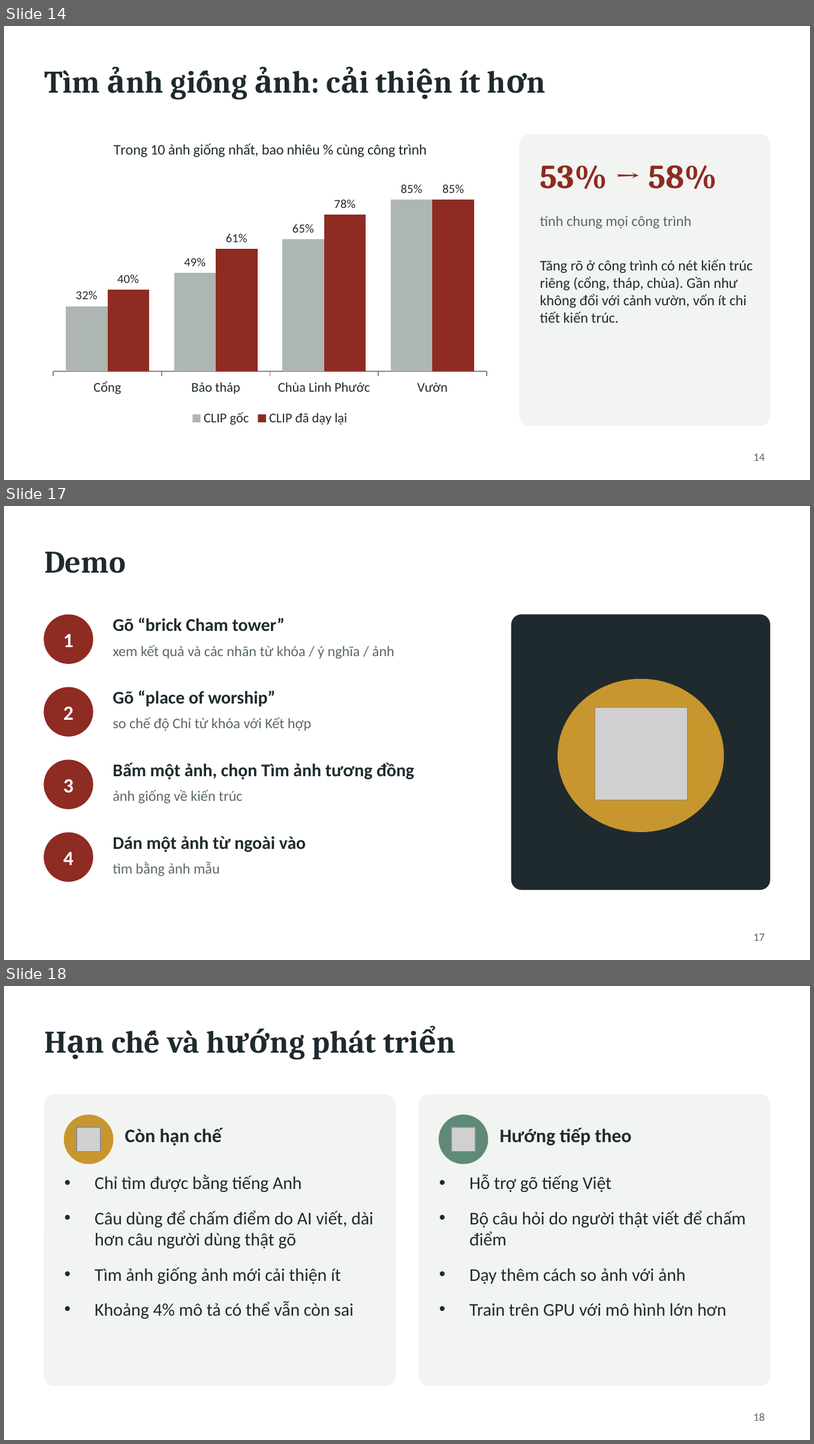
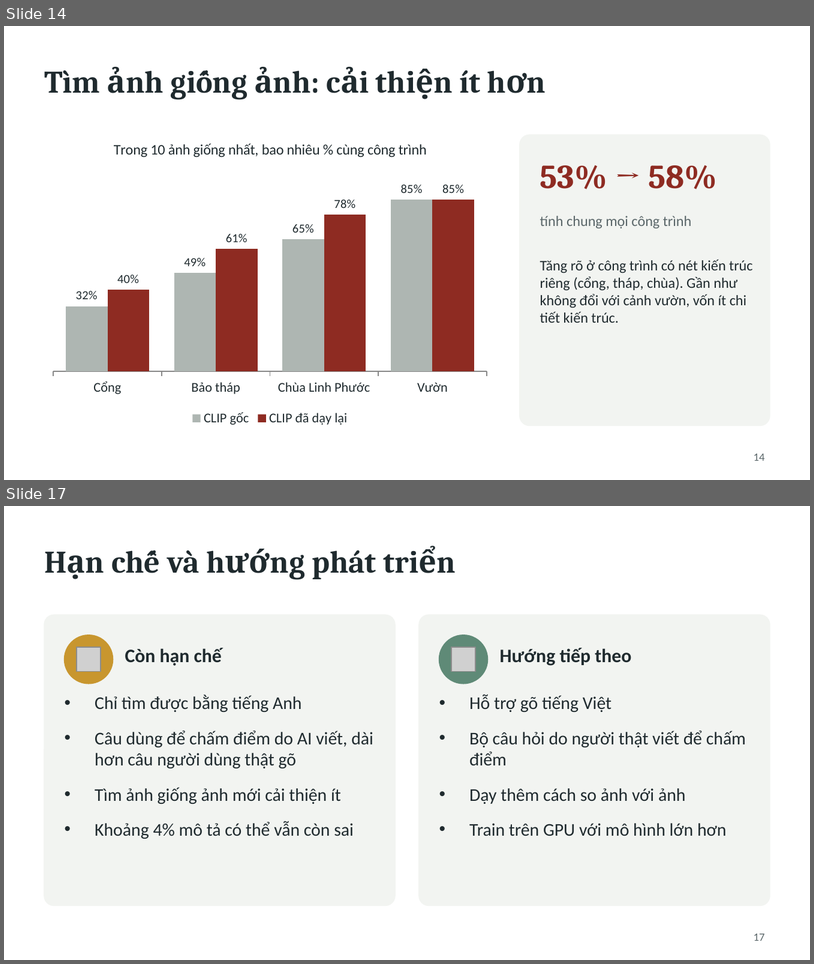
Before and after one commit to DuyLuanVo/KIS-AAI-DM-Master, a slide deck: reports/ThuyetTrinh_KIS_CLIP.pptx. Shown one above the other, each under a label of ours: slides 14, 17 and 18 before the commit, slides 14 and 17 after it; the slides between them are not shown. The pictures are 814x1444 and 814x964 pixels, drawn with LibreOffice and Linux fonts; fonts in the diff are those of the drawing; grey boxes stand for pictures. Boxes give left, top, right and bottom in pixels: in the first picture for what was removed or moved away, otherwise in the second. Text is boxed around its words. In the diff, an @@ line names an element or a change of style, - is before the commit and + after.

```diff
--- a/reports/ThuyetTrinh_KIS_CLIP.pptx
+++ b/reports/ThuyetTrinh_KIS_CLIP.pptx
@@ slide 17 removed at [4, 506, 810, 960], background #FFFFFF @@
@@ title removed at [44, 552, 126, 573] @@
-Demo
@@ ellipse removed at [44, 615, 93, 663] @@
@@ text removed at [113, 618, 285, 631] @@
-Gõ “brick Cham tower”
@@ rounded rectangle removed at [512, 615, 770, 889] @@
@@ text removed at [63, 634, 74, 647] @@
-1
@@ text removed at [113, 645, 395, 658] @@
-xem kết quả và các nhãn từ khóa / ý nghĩa / ảnh
@@ ellipse removed at [559, 679, 724, 832] @@
@@ ellipse removed at [44, 687, 93, 736] @@
@@ text removed at [113, 690, 275, 706] @@
-Gõ “place of worship”
@@ text removed at [63, 706, 74, 720] @@
-2
@@ text removed at [113, 717, 311, 730] @@
-so chế độ Chỉ từ khóa với Kết hợp
@@ picture removed at [595, 708, 688, 801] @@
@@ ellipse removed at [44, 760, 93, 808] @@
@@ text removed at [113, 762, 414, 780] @@
-Bấm một ảnh, chọn Tìm ảnh tương đồng
@@ text removed at [63, 779, 74, 793] @@
-3
@@ text removed at [113, 790, 243, 803] @@
-ảnh giống về kiến trúc
@@ ellipse removed at [44, 832, 93, 881] @@
@@ text removed at [113, 835, 306, 852] @@
-Dán một ảnh từ ngoài vào
@@ text removed at [63, 852, 74, 865] @@
-4
@@ text removed at [113, 862, 220, 876] @@
-tìm bằng ảnh mẫu
@@ page number removed at [754, 933, 765, 940] @@
-17
@@ what was slide 18 is now slide 17 @@
@@ page number at [754, 933, 765, 940]: text changed @@
-18
+17
```
Also in this commit, not shown: 8 slides changed, 1 slide added, 1 other slide removed, 16 other files.
